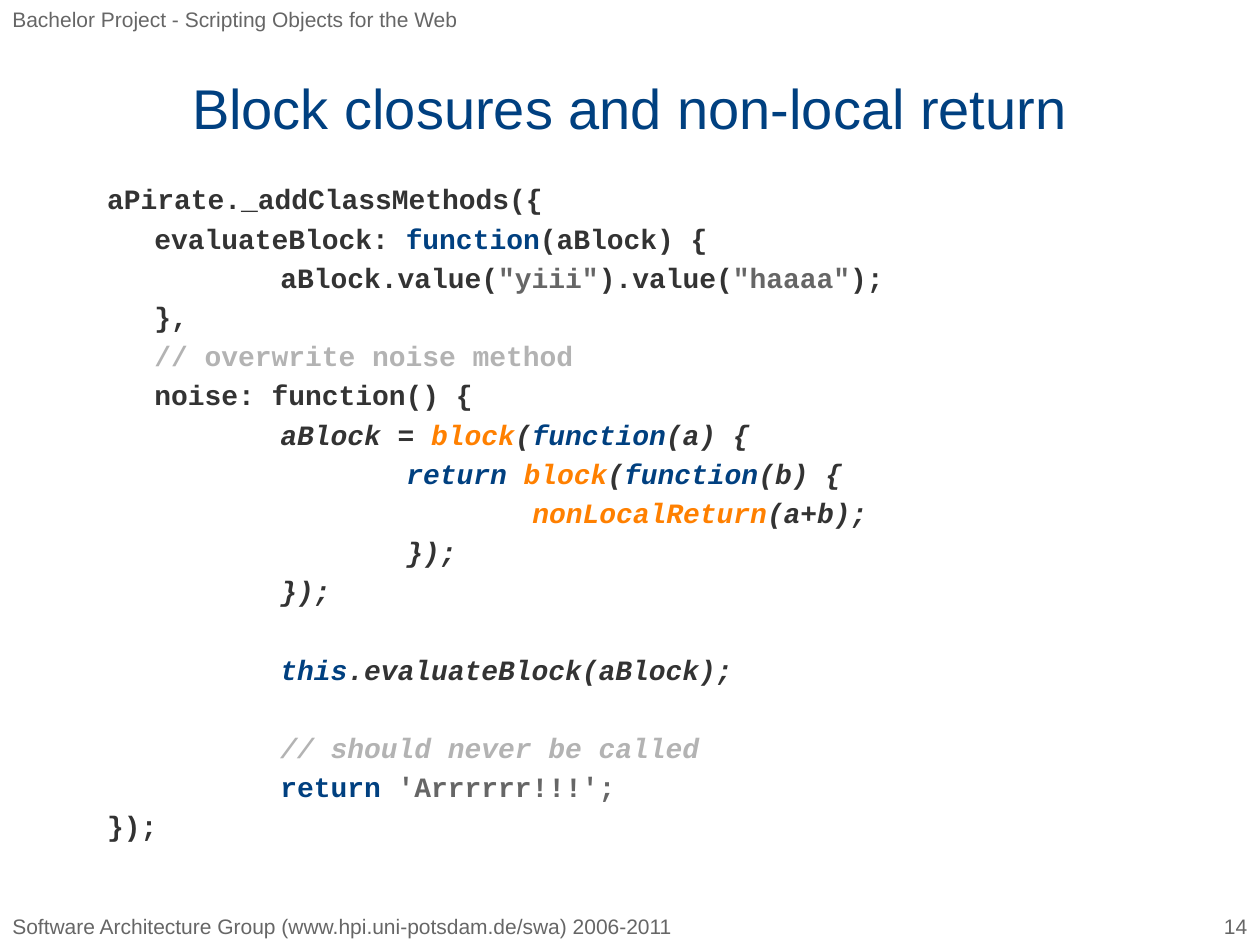
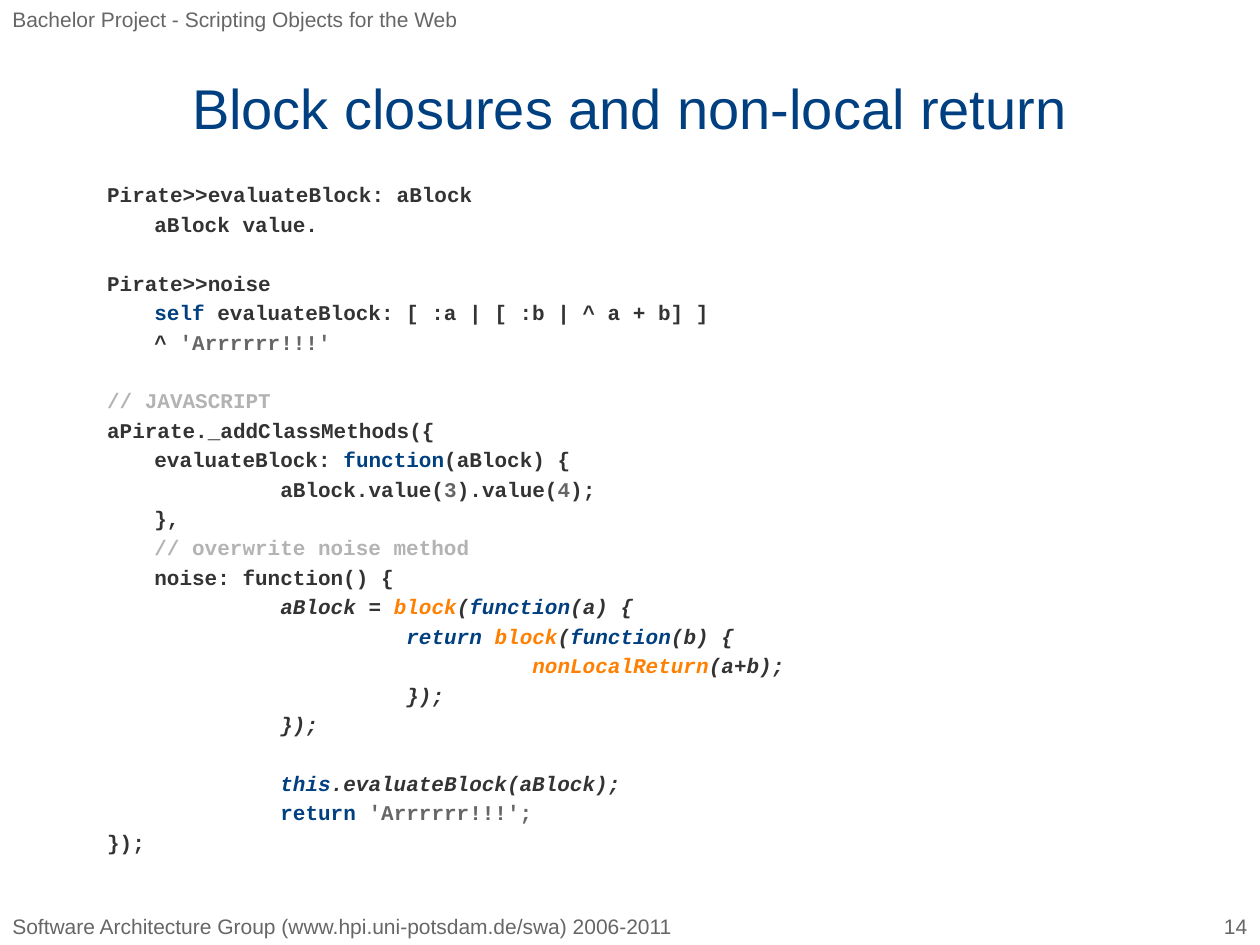
Before and after one commit to bp2010h1/orca, a slide deck: slide 14 of doc/squeakyJS.pptx. Drawn at 1260x945 pixels with LibreOffice and Linux fonts; fonts in the diff are those of the drawing; background and template pictures are left out. Boxes give left, top, right and bottom in pixels: in the first picture for what was removed or moved away, otherwise in the second. Text is boxed around its words. In the diff, an @@ line names an element or a change of style, - is before the commit and + after.

```diff
--- a/doc/squeakyJS.pptx
+++ b/doc/squeakyJS.pptx
@@ text at bbox=[107, 187, 683, 408]: paragraphs added @@
+Pirate>>evaluateBlock: aBlock
+aBlock value.
+Pirate>>noise
+self evaluateBlock: [ :a | [ :b | ^ a + b] ]
+^ 'Arrrrrr!!!'
+// JAVASCRIPT
@@ text at bbox=[107, 423, 784, 824]: size 16 to 12 pt in "aPirate._addClassMethods({", "evaluateBlock: function(aBlock) {", "},", "// overwrite noise method" and 9 more places @@
@@ text at bbox=[280, 482, 595, 502]: text changed; size 16 to 12 pt @@
-aBlock.value("yiii").value("haaaa");
+aBlock.value(3).value(4);
@@ text at bbox=[331, 738, 700, 758]: paragraph removed @@
-// should never be called
```
Also in this commit, not shown: 6 other slides changed, 1 other file.
